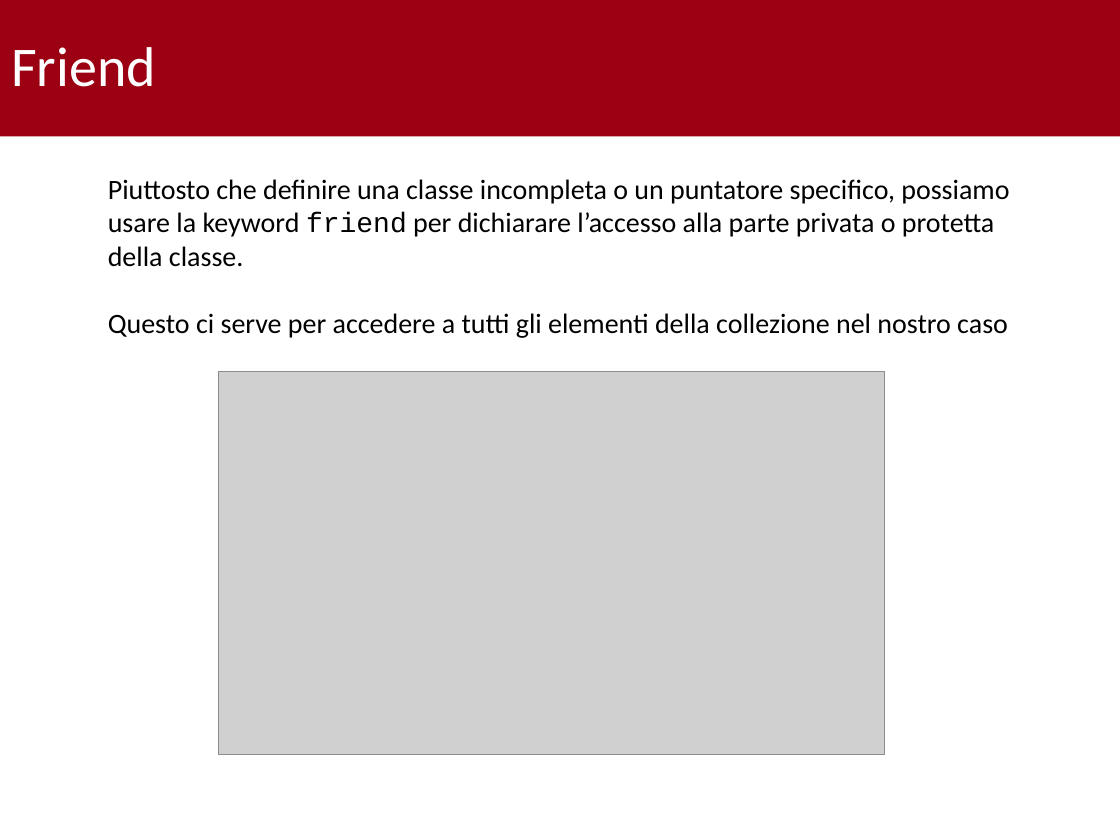
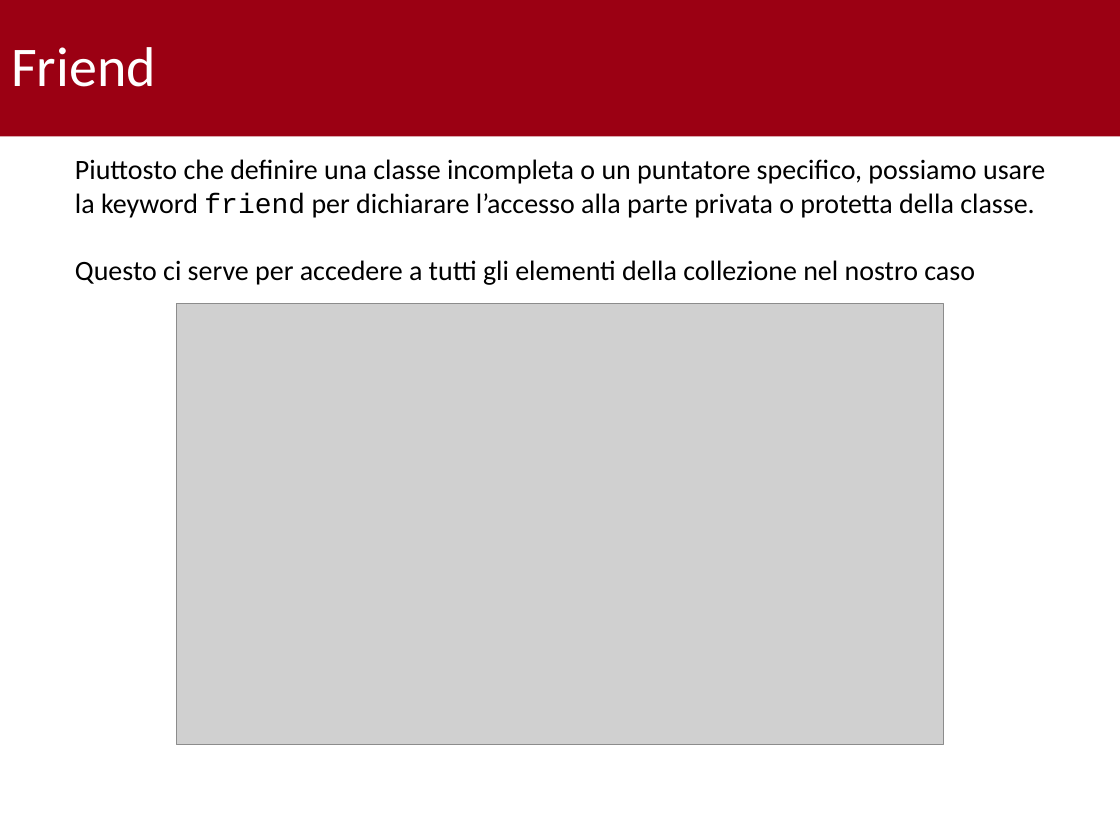
Before and after one commit to gabrielrovesti/Teaching-And-Tutoring, a slide deck: slide 29 of UniPD/Tutor Didattico/P2 - Semestre 1/08-11/Tutorato 2.pptx (slide 30 before the commit). Drawn at 1120x840 pixels with LibreOffice and Linux fonts; fonts in the diff are those of the drawing; grey boxes stand for pictures; background and template pictures are left out. Boxes give left, top, right and bottom in pixels: in the first picture for what was removed or moved away, otherwise in the second. Text is boxed around its words. In the diff, an @@ line names an element or a change of style, - is before the commit and + after.

```diff
--- a/UniPD/Tutor Didattico/P2 - Semestre 1/08-11/Tutorato 2.pptx
+++ b/UniPD/Tutor Didattico/P2 - Semestre 1/08-11/Tutorato 2.pptx
@@ text "Piuttosto che definire una classe ..." rewrapped from (x1=108, y1=179, x2=1009, y2=338) to (x1=75, y1=159, x2=1045, y2=285) @@
@@ picture resized from (x1=218, y1=372, x2=885, y2=755) to (x1=177, y1=304, x2=944, y2=745) @@
```
Also in this commit, not shown: 13 other slides changed, 3 slides added, 3 slides removed, 25 other files.
